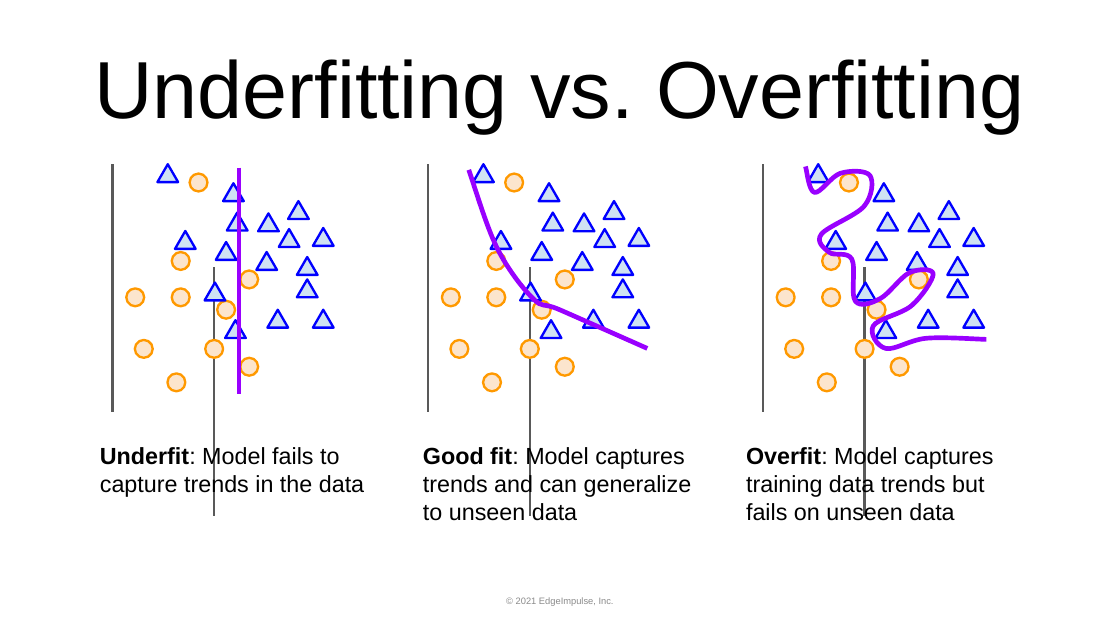
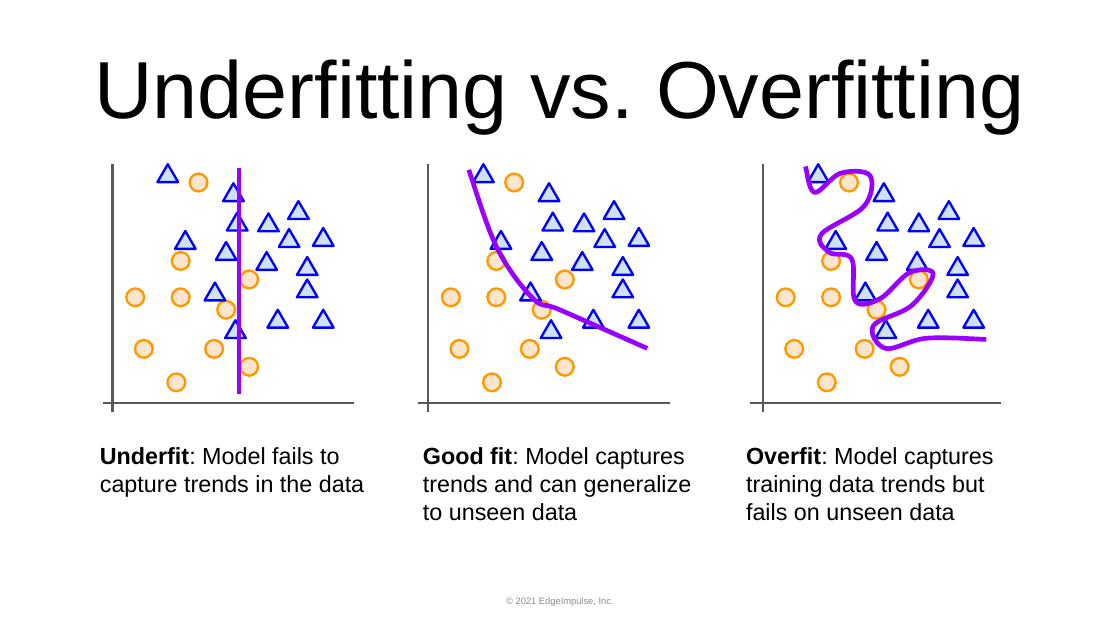
Before and after one commit to edgeimpulse/courseware-embedded-machine-learning, a slide deck: slide 1 of Module 3 - Machine Learning Workflow/3.3.6.underfitting-and-overfitting.1.pptx. Drawn at 1120x630 pixels with LibreOffice and Linux fonts; fonts in the diff are those of the drawing. Boxes give left, top, right and bottom in pixels: in the first picture for what was removed or moved away, otherwise in the second. Text is boxed around its words. In the diff, an @@ line names an element or a change of style, - is before the commit and + after.

```diff
--- a/Module 3 - Machine Learning Workflow/3.3.6.underfitting-and-overfitting.1.pptx
+++ b/Module 3 - Machine Learning Workflow/3.3.6.underfitting-and-overfitting.1.pptx
@@ line moved from (214, 267) - (214, 516) to (102, 403) - (354, 403) @@
@@ line moved from (530, 267) - (530, 516) to (418, 403) - (670, 403) @@
@@ line moved from (865, 267) - (865, 516) to (750, 403) - (1001, 403) @@
```
Also in this commit, not shown: 4 other slides changed, 21 other files.
